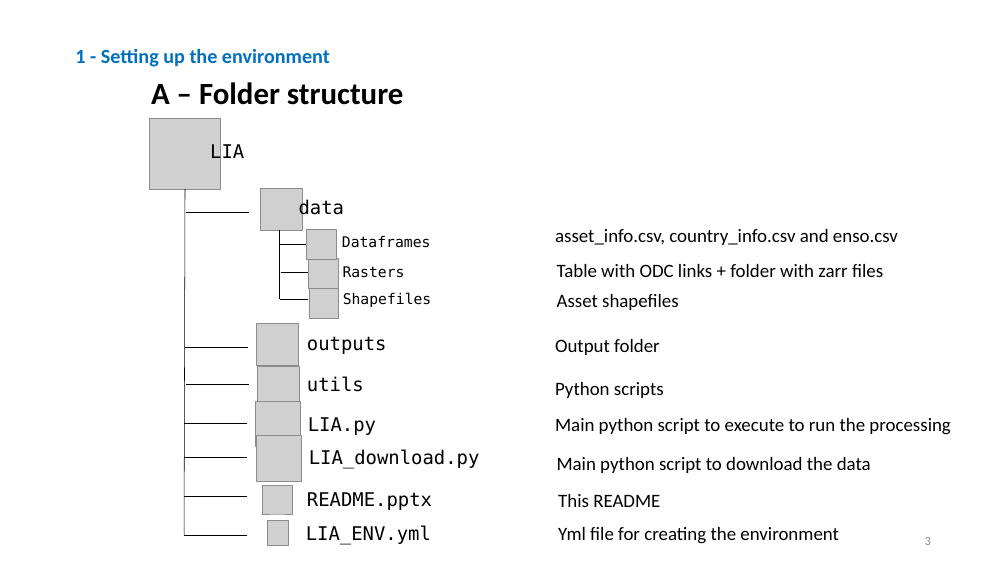
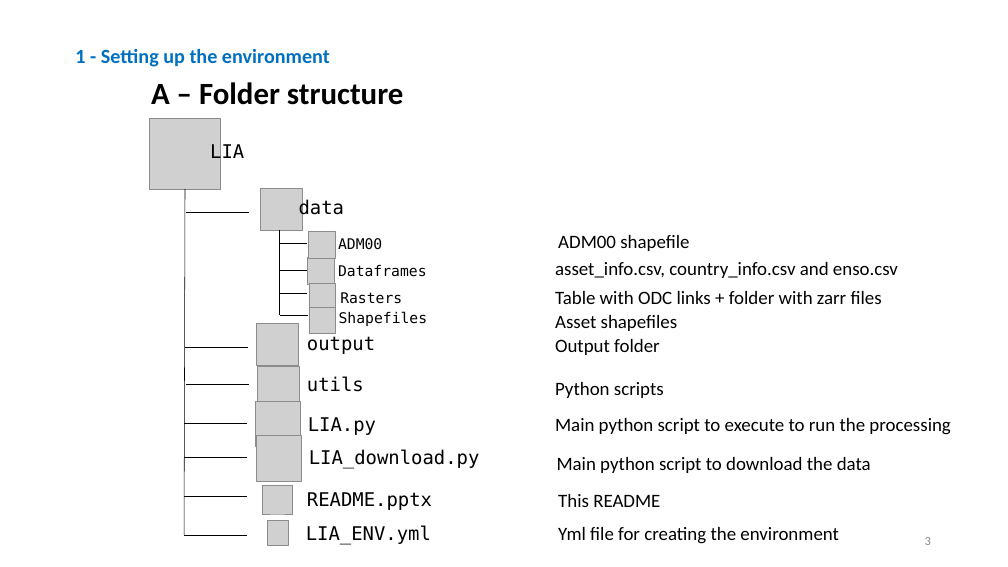
Before and after one commit to WFP-VAM/LIA, a slide deck: slide 3 of README.pptx. Drawn at 1008x567 pixels with LibreOffice and Linux fonts; fonts in the diff are those of the drawing; grey boxes stand for pictures. Boxes give left, top, right and bottom in pixels: in the first picture for what was removed or moved away, otherwise in the second. Text is boxed around its words. In the diff, an @@ line names an element or a change of style, - is before the commit and + after.

```diff
--- a/README.pptx
+++ b/README.pptx
@@ line moved from (280, 230) - (280, 299) to (280, 230) - (280, 315) @@
@@ text added at [338, 238, 382, 250], 14 pt, text #000000 @@
+ADM00
@@ text added at [558, 235, 689, 251], 18 pt, text #000000 @@
+ADM00 shapefile
@@ text "Dataframes": place and size @@
-text "Dataframes" at [342, 235, 431, 248]
+text "Dataframes" at [338, 264, 427, 277]
@@ text "asset_info.csv, country_info.csv and enso.csv": place and size @@
-text "asset_info.csv, country_info.csv and enso.csv" at [555, 229, 898, 245]
+text "asset_info.csv, country_info.csv and enso.csv" at [555, 262, 898, 278]
@@ line moved from (280, 299) - (308, 299) to (279, 293) - (307, 293) @@
@@ line moved from (281, 273) - (308, 273) to (280, 270) - (307, 270) @@
@@ picture: place and size @@
-picture at [309, 289, 339, 318]
+picture at [309, 284, 335, 309]
@@ text "Rasters": place and size @@
-text "Rasters" at [343, 266, 405, 278]
+text "Rasters" at [340, 292, 402, 304]
@@ text "Table with ODC links + ...": place and size @@
-text "Table with ODC links + ..." at [557, 264, 883, 277]
+text "Table with ODC links + ..." at [555, 291, 882, 304]
@@ line added from (280, 315) to (308, 315), #000000 0.5 pt @@
@@ picture added at [309, 307, 335, 333] @@
@@ text "Shapefiles": place and size @@
-text "Shapefiles" at [343, 292, 432, 307]
+text "Shapefiles" at [339, 311, 428, 326]
@@ text "Asset shapefiles": place and size @@
-text "Asset shapefiles" at [557, 294, 679, 310]
+text "Asset shapefiles" at [555, 315, 678, 331]
@@ text at [307, 336, 375, 354]: text changed @@
-outputs
+output
```
Also in this commit, not shown: 1 other slide changed.
